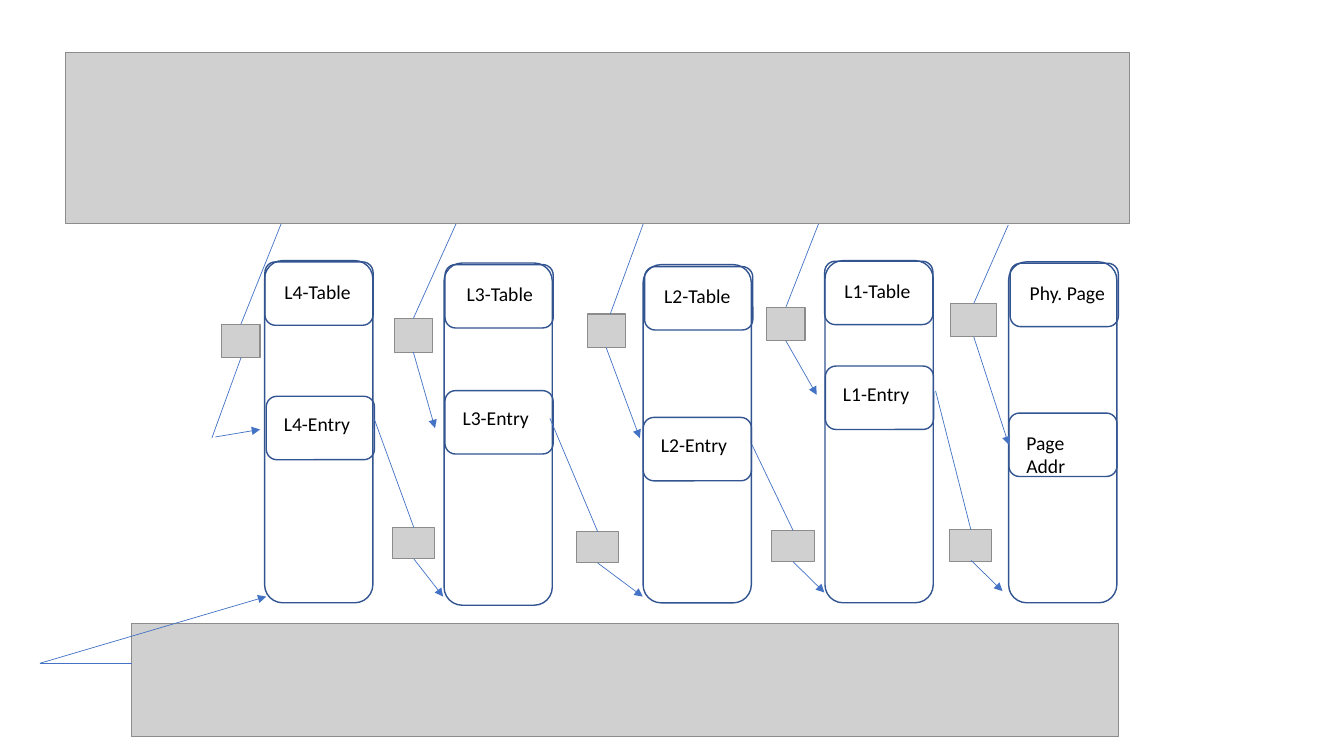
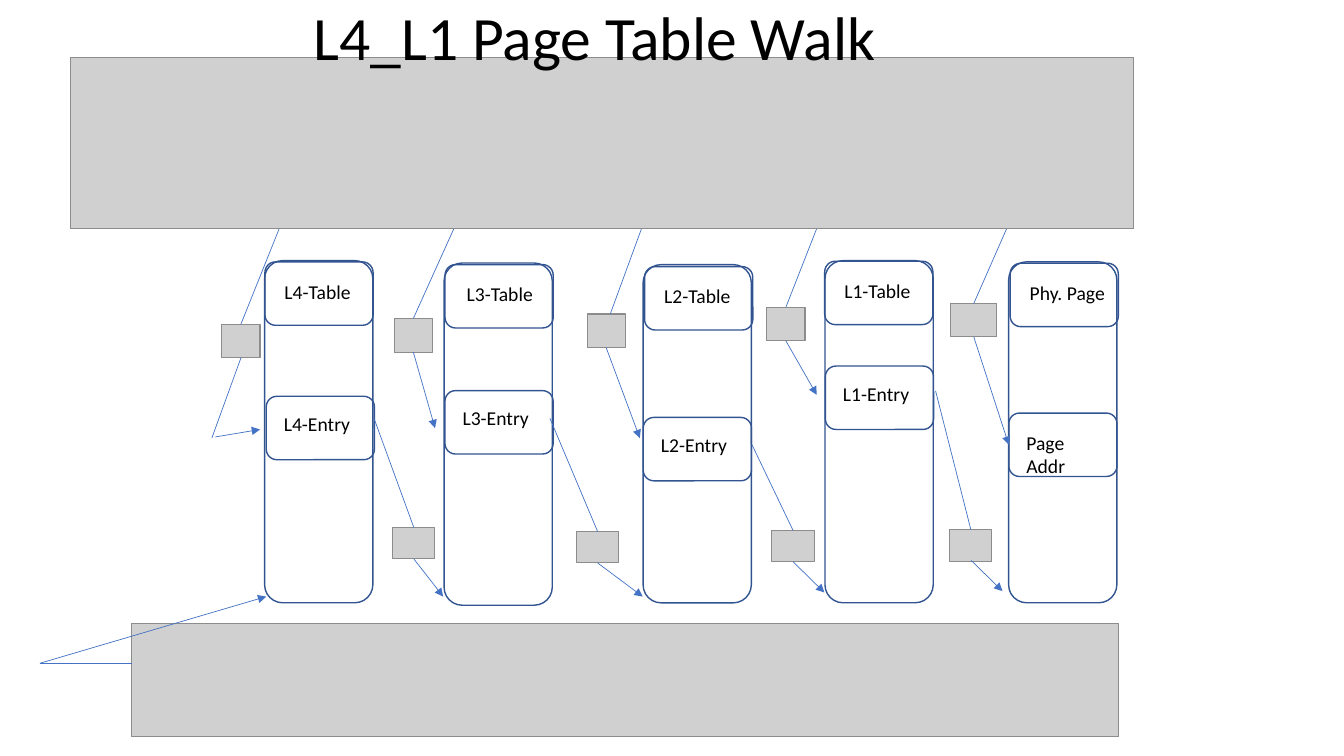
Before and after one commit to Contingent-Systems/vkern_paper, a slide deck: slide 3 of loca_virt_draft.pptx. Drawn at 1344x756 pixels with LibreOffice and Linux fonts; fonts in the diff are those of the drawing; grey boxes stand for pictures. Boxes give left, top, right and bottom in pixels: in the first picture for what was removed or moved away, otherwise in the second. Text is boxed around its words. In the diff, an @@ line names an element or a change of style, - is before the commit and + after.

```diff
--- a/loca_virt_draft.pptx
+++ b/loca_virt_draft.pptx
@@ title added at <box>314,17,875,74</box>, 44 pt, text #000000 @@
+L4_L1 Page Table Walk
@@ picture: place and size @@
-picture at <box>66,52,1129,224</box>
+picture at <box>71,57,1134,229</box>
```
Also in this commit, not shown: 3 other slides changed, 1 slide added.
